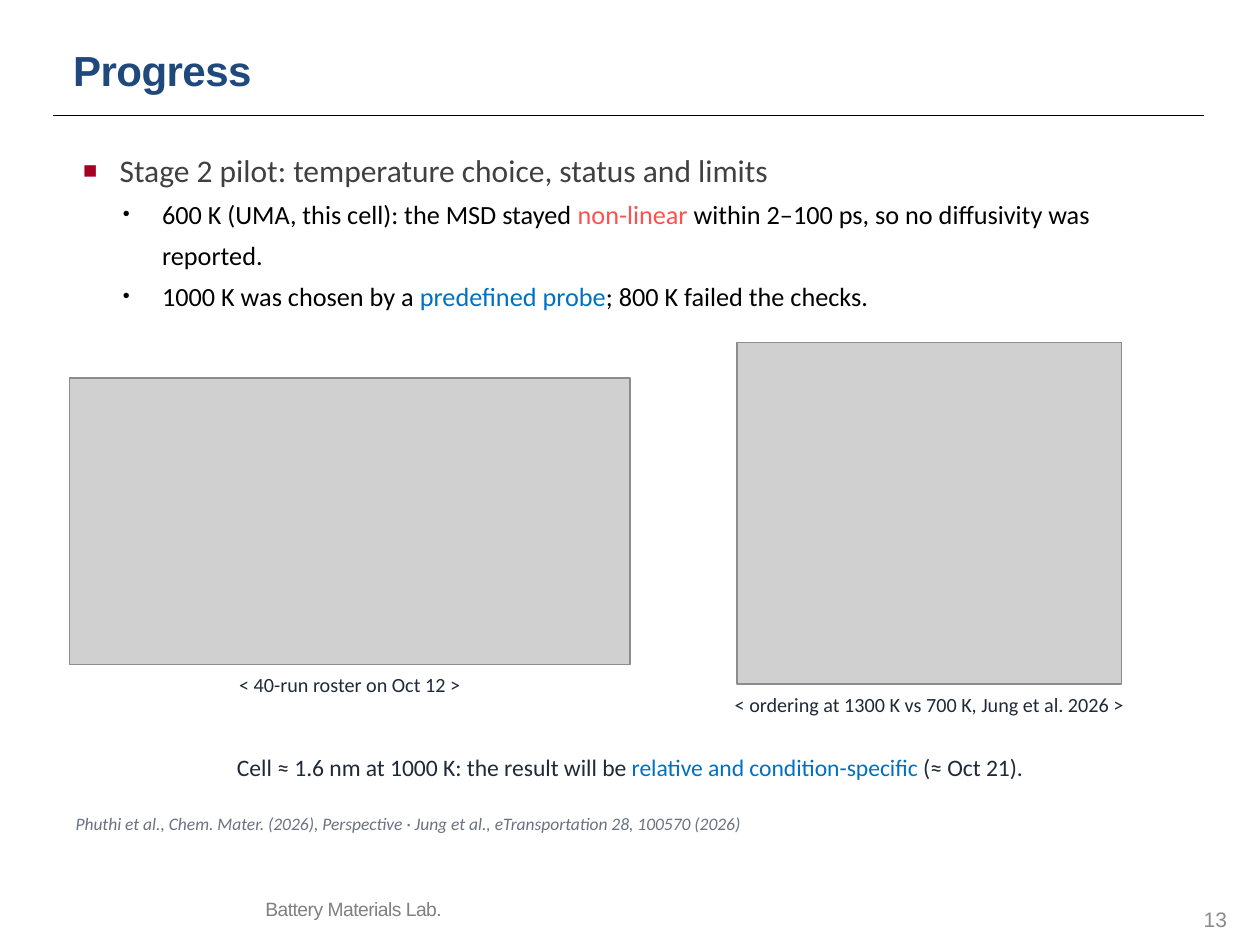
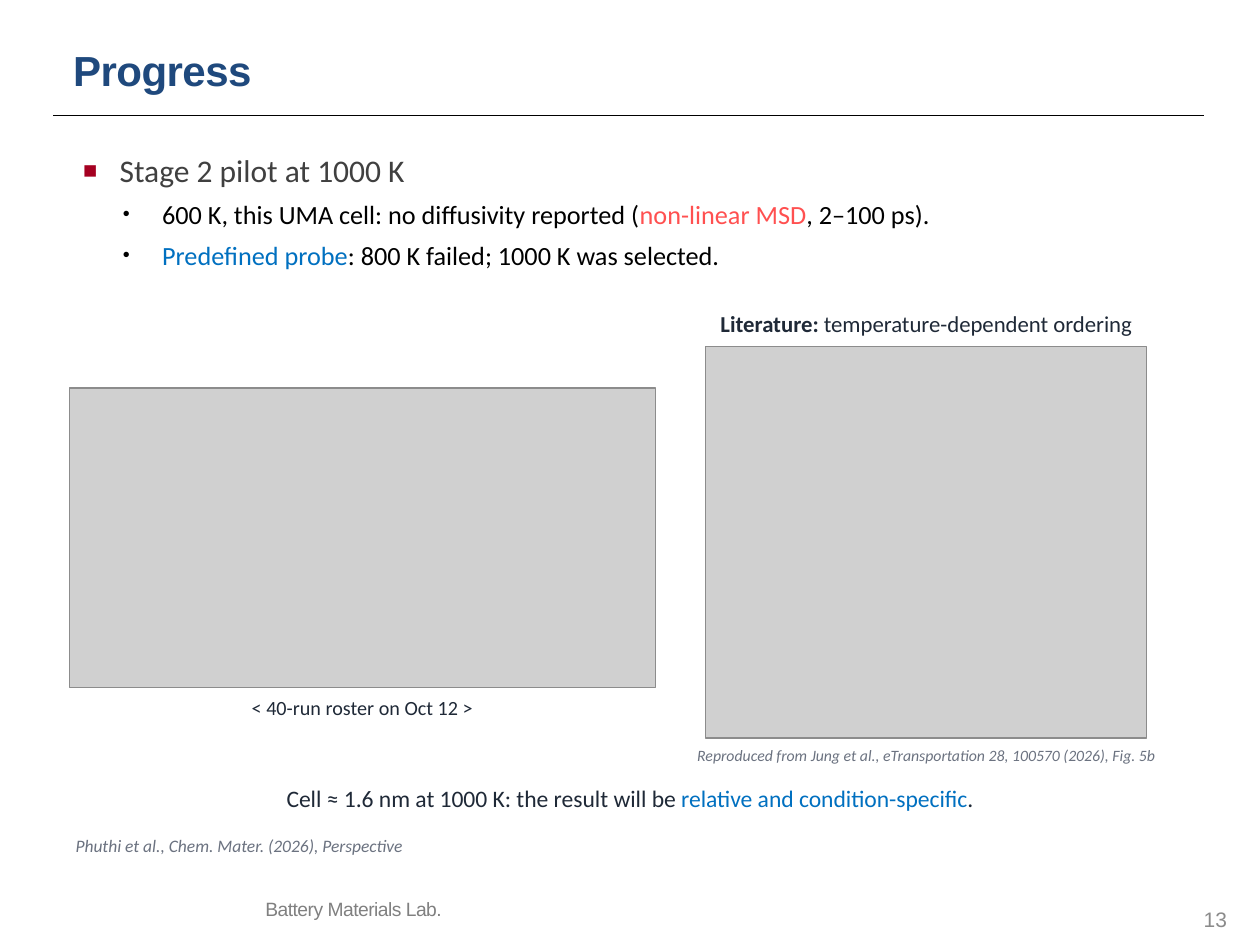
Before and after one commit to yonghoon7153-source/Yonghoon-DEM-DFT, a slide deck: slide 13 of kb/seminars/Research_Seminar_2026_10_13_cascade_progress_lean.pptx. Drawn at 1260x945 pixels with LibreOffice and Linux fonts; fonts in the diff are those of the drawing; grey boxes stand for pictures; background and template pictures are left out. Boxes give left, top, right and bottom in pixels: in the first picture for what was removed or moved away, otherwise in the second. Text is boxed around its words. In the diff, an @@ line names an element or a change of style, - is before the commit and + after.

```diff
--- a/kb/seminars/Research_Seminar_2026_10_13_cascade_progress_lean.pptx
+++ b/kb/seminars/Research_Seminar_2026_10_13_cascade_progress_lean.pptx
@@ text at [120,160,929,270]: text changed @@
-■ Stage 2 pilot: temperature choice, status and limits
-• 600 K (UMA, this cell): the MSD stayed non-linear within 2–100 ps, so no diffusivity was reported.
-• 1000 K was chosen by a predefined probe; 800 K failed the checks.
+■ Stage 2 pilot at 1000 K
+• 600 K, this UMA cell: no diffusivity reported (non-linear MSD, 2–100 ps).
+• Predefined probe: 800 K failed; 1000 K was selected.
@@ text added at [720,316,1132,336], 13 pt, text #1F2937 @@
+Literature: temperature-dependent ordering
@@ picture: place and size @@
-picture at [737,343,1121,684]
+picture at [706,346,1147,738]
@@ picture: place and size @@
-picture at [69,378,630,665]
+picture at [69,388,655,688]
@@ text "< 40-run roster on Oct ...": place and size @@
-text "< 40-run roster on Oct ..." at [254,679,445,692]
+text "< 40-run roster on Oct ..." at [266,702,458,715]
@@ text at [697,749,1155,764]: text changed; size 11.5 to 9 pt; text colour #1F2937 to #6B7280; italic on @@
-< ordering at 1300 K vs 700 K, Jung et al. 2026 >
+Reproduced from Jung et al., eTransportation 28, 100570 (2026), Fig. 5b
@@ text at [287,790,973,811]: text changed @@
-Cell ≈ 1.6 nm at 1000 K: the result will be relative and condition-specific (≈ Oct 21).
+Cell ≈ 1.6 nm at 1000 K: the result will be relative and condition-specific.
@@ text at [76,839,402,855]: text changed @@
-Phuthi et al., Chem. Mater. (2026), Perspective · Jung et al., eTransportation 28, 100570 (2026)
+Phuthi et al., Chem. Mater. (2026), Perspective
```
Also in this commit, not shown: 2 other slides changed, 5 other files.
